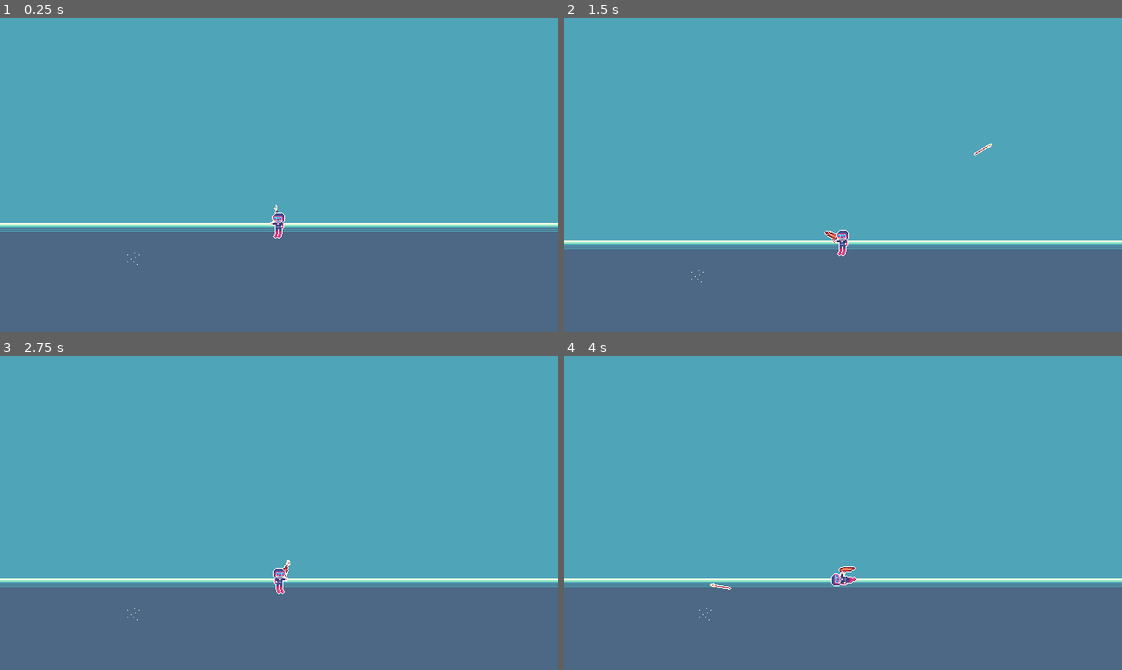
Above: before the commit, frames 1-4 (two rows, left to right).
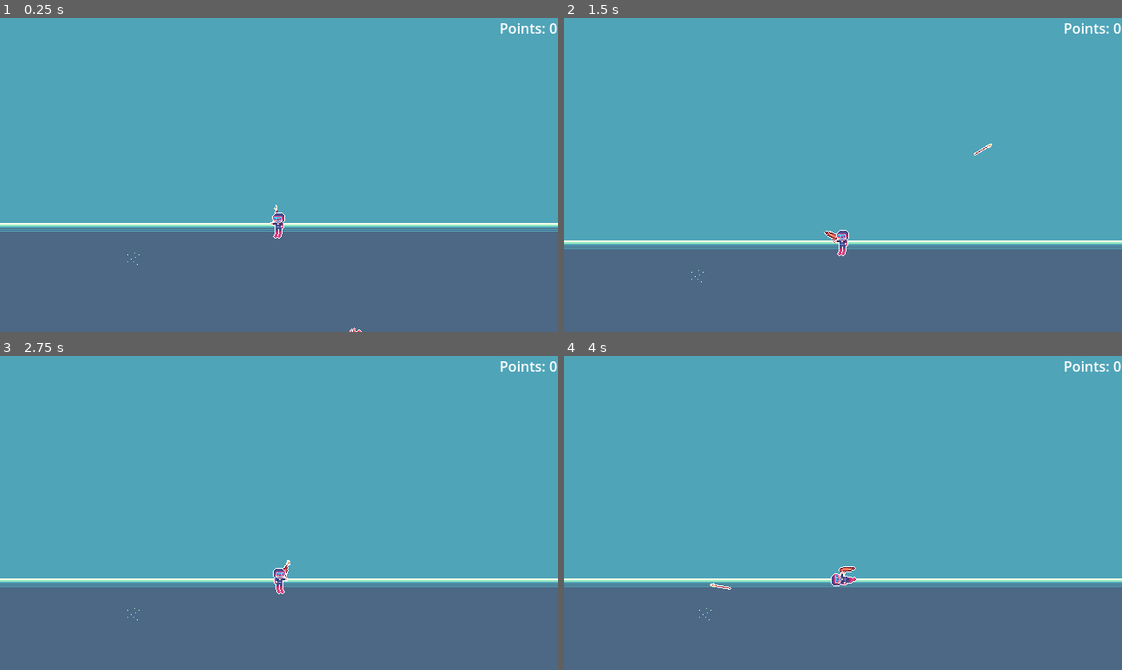
Above: after the commit, the same moments.

Repository: SeenicRoot/spearfishing-game
Game: Godot game, scene res://main.tscn
Two runs of this game, one before a commit and one after it. Both use one fixed random seed, a clock stepped at 60 frames per second and the inputs below.
Inputs (mouse positions are in pixels of both pictures, inside the frame that each line leads up to):
- Up to frame 1 (0.25 s): no input
- Up to frame 2 (1.5 s): move the mouse to (965, 159) at 0.52 s; press the mouse at (965, 159) at 0.53 s; hold Right (ui_right) 0.53-1.28 s; move the mouse to (731, 190) at 1.27 s; release the mouse at (731, 190) at 1.28 s; hold Down (ui_down) from 1.28 s (still down); click (731, 190) at 1.35 s
- Up to frame 3 (2.75 s): move the mouse to (334, 443) at 2.02 s; release Down (ui_down) at 2.03 s; press the mouse at (334, 443) at 2.03 s; hold Right (ui_right) from 2.03 s (still down)
- Up to frame 4 (4 s): tap Enter at 2.75 s; move the mouse to (815, 575) at 2.77 s; release Right (ui_right) at 2.78 s; release the mouse at (815, 575) at 2.78 s; hold Space (accelerate) 2.78-3.53 s; click (815, 575) at 2.85 s; move the mouse to (1010, 560) at 3.52 s; press the mouse at (1010, 560) at 3.53 s; hold Left (ui_left) from 3.53 s (still down)

The runs differ from the first frame. In frame 1, 0.2% of the frame differs, in the area x 62-100%, y 1-100%; in frame 2, 0.2%; in frame 3, 0.2%; in frame 4, 0.2%.

Commit message:
Added score on UI and optimize fish code

Diff:
--- a/fish/fish.gd
+++ b/fish/fish.gd
@@ -1,10 +1,9 @@
 class_name Fish
 extends CharacterBody2D
 
-const VELOCITY_LIMIT: float = 50.0
-
-@export var speed: float = 60
-@export var point_value: int = 5
+@export var speed: float = 60.0
+@export var point_value: int = 10
+@export var velocity_limit: float = 50.0
 
 var direction: Vector2
 var previous_direction: Vector2
@@ -18,15 +17,13 @@
 
 func move(delta: float) -> void:
 	if is_being_attacked:
-		speed = 120
+		change_sprite_direction()
+		velocity += direction * (2 * speed) * delta
+		velocity = velocity.limit_length(velocity_limit)
+	else:
 		change_sprite_direction()
 		velocity += direction * speed * delta
-		velocity = velocity.limit_length(VELOCITY_LIMIT)
-	else:
-		speed = 60
-		change_sprite_direction()
-		velocity += direction * speed * delta
-		velocity = velocity.limit_length(VELOCITY_LIMIT/2)
+		velocity = velocity.limit_length(velocity_limit/2)
 	move_and_slide()
 
 # Called every frame. 'delta' is the elapsed time since the previous frame.
--- a/fish/squid.gd
+++ b/fish/squid.gd
@@ -1,15 +1,12 @@
 extends Fish
 
+func _ready():
+	speed = 2000
+	point_value = 5
+	velocity_limit = 200
+
 func move(delta: float) -> void:
-	if is_being_attacked:
-		speed = 2000
-		change_sprite_direction()
-		velocity += direction * speed * delta
-	else:
-		speed = 1000
-		change_sprite_direction()
-		velocity += direction * speed * delta
-	move_and_slide()
+	super(delta)
 	velocity = direction * 0
 
 # Called every frame. 'delta' is the elapsed time since the previous frame.
--- a/main.gd
+++ b/main.gd
@@ -11,6 +11,7 @@
 var world_camera: Camera2D
 var player: CharacterBody2D
 var is_surfaced: bool = true
+var display_dive_points: Label
 
 var total_points: int
 var dive_points: int
@@ -78,3 +79,5 @@
 func _on_captured_fish(fish: Fish) -> void:
 	fish.queue_free()
 	dive_points += fish.point_value
+	display_dive_points = world.get_node("Camera2D/CanvasLayer/Score") as Label
+	display_dive_points.set_text("Points: " + str(dive_points))
--- a/world.tscn
+++ b/world.tscn
@@ -1,8 +1,11 @@
-[gd_scene load_steps=6 format=3 uid="uid://dinwsk6yoe6t3"]
+[gd_scene load_steps=8 format=3 uid="uid://dinwsk6yoe6t3"]
 
 [ext_resource type="TileSet" uid="uid://c6l48pd00c62j" path="res://tilemap/water_tileset.tres" id="1_855xw"]
 [ext_resource type="Script" path="res://Ocean.gd" id="2_i2g8e"]
 [ext_resource type="PackedScene" uid="uid://biip1hld5vpp0" path="res://fish/fish.tscn" id="3_jf4a3"]
+[ext_resource type="PackedScene" uid="uid://wwmhd6oa8opb" path="res://fish/squid.tscn" id="4_brv5i"]
+
+[sub_resource type="LabelSettings" id="LabelSettings_igpnl"]
 
 [sub_resource type="WorldBoundaryShape2D" id="WorldBoundaryShape2D_m8jfr"]
 normal = Vector2(0, 1)
@@ -35,6 +38,19 @@
 [node name="Camera2D" type="Camera2D" parent="."]
 position_smoothing_enabled = true
 
+[node name="CanvasLayer" type="CanvasLayer" parent="Camera2D"]
+
+[node name="Score" type="Label" parent="Camera2D/CanvasLayer"]
+anchors_preset = 1
+anchor_left = 1.0
+anchor_right = 1.0
+offset_left = -67.0
+offset_bottom = 23.0
+grow_horizontal = 0
+text = "Points: 0"
+label_settings = SubResource("LabelSettings_igpnl")
+horizontal_alignment = 2
+
 [node name="SurfaceBreakpoint" type="Area2D" parent="."]
 
 [node name="CollisionShape2D" type="CollisionShape2D" parent="SurfaceBreakpoint"]
@@ -50,3 +66,6 @@
 
 [node name="fish" parent="Node2D" instance=ExtResource("3_jf4a3")]
 position = Vector2(-2, 178)
+
+[node name="squid" parent="Node2D" instance=ExtResource("4_brv5i")]
+position = Vector2(88, 128)
